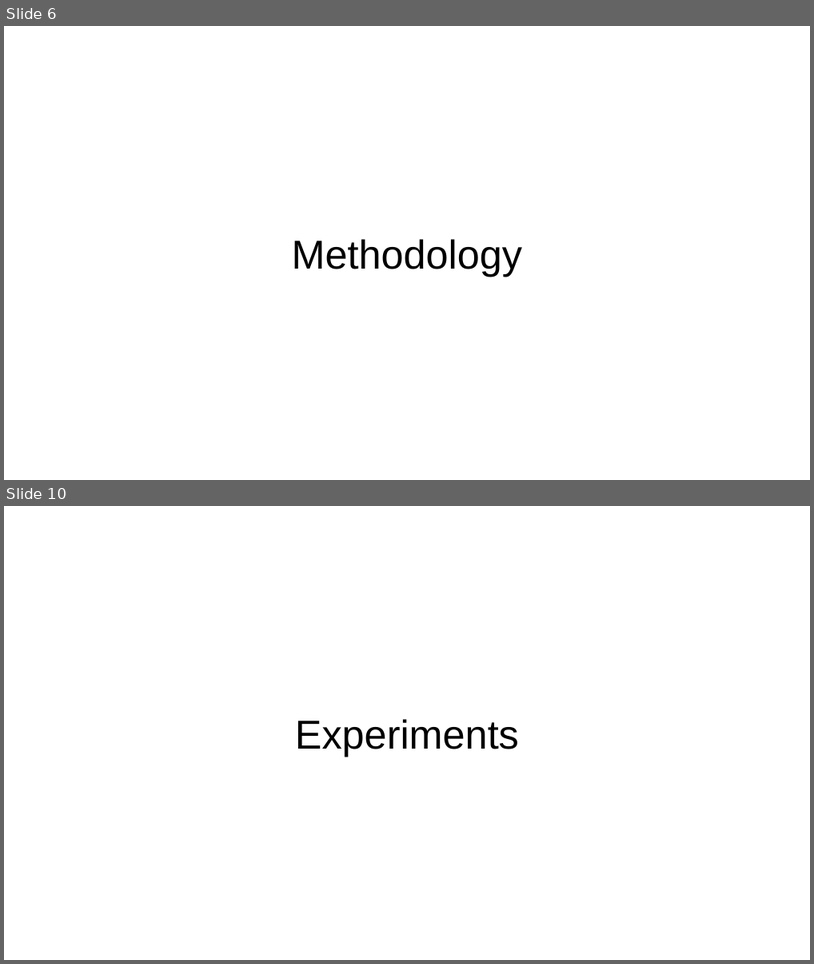
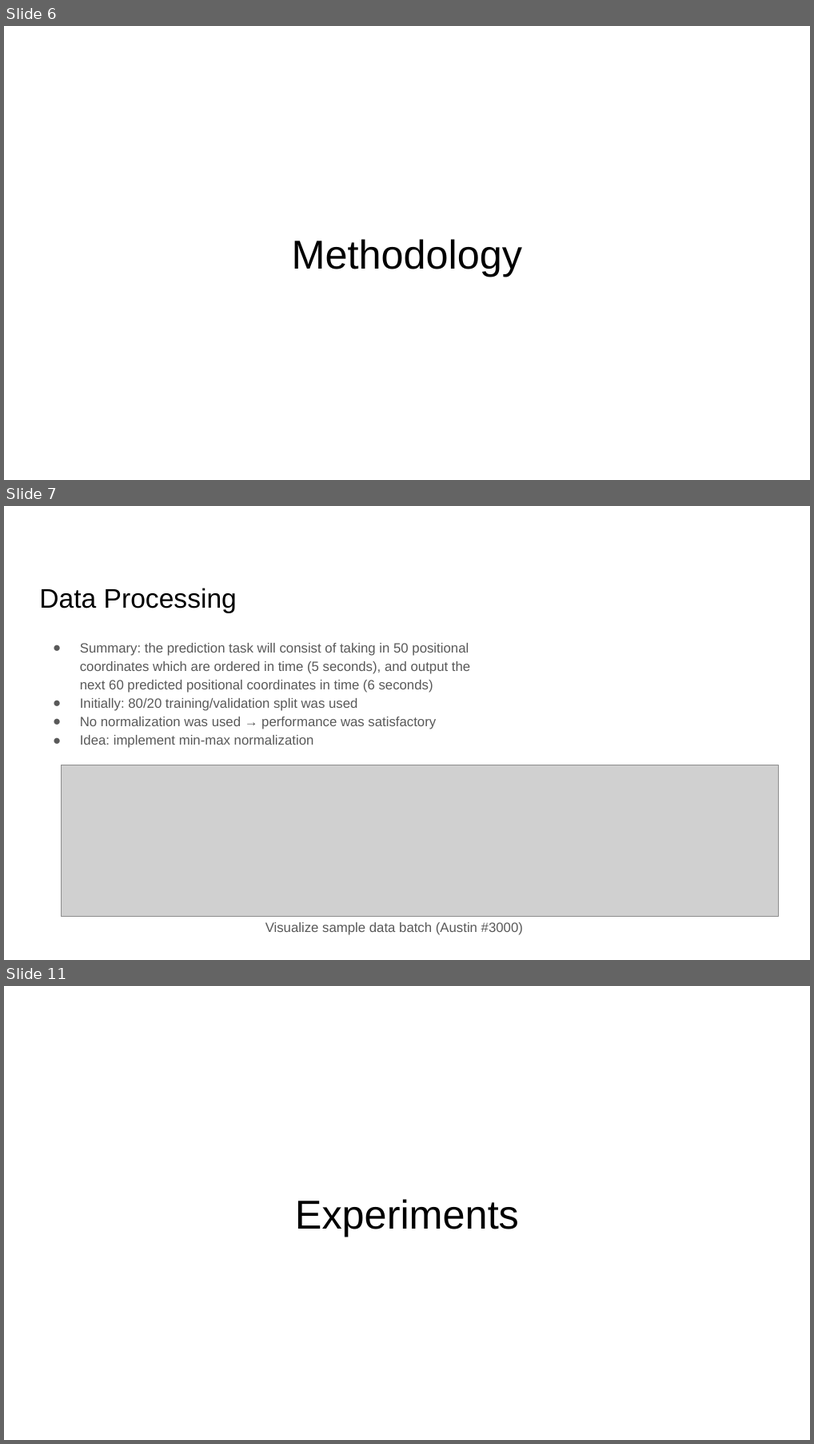
Before and after one commit to wis003/CSE151B, a slide deck: Kaggle Competition/Submission/CSE 151B Presentation.pptx. Shown one above the other, each under a label of ours: slides 6 and 10 before the commit, slides 6, 7 and 11 after it; the slides between them are not shown. The pictures are 814x964 and 814x1444 pixels, drawn with LibreOffice and Linux fonts; fonts in the diff are those of the drawing; grey boxes stand for pictures. Boxes give left, top, right and bottom in pixels: in the first picture for what was removed or moved away, otherwise in the second. Text is boxed around its words. In the diff, an @@ line names an element or a change of style, - is before the commit and + after.

```diff
--- a/Kaggle Competition/Submission/CSE 151B Presentation.pptx
+++ b/Kaggle Competition/Submission/CSE 151B Presentation.pptx
@@ slide 7 added at [4, 506, 810, 960], background #FFFFFF @@
@@ title added at [39, 588, 237, 613], 24 pt, text #000000 @@
+Data Processing
@@ text added at [80, 643, 470, 748], 12 pt, text #595959 @@
+● Summary: the prediction task will consist of taking in 50 positional coordinates which are ordered in time (5 seconds), and output the next 60 predicted positional coordinates in time (6 seconds)
+● Initially: 80/20 training/validation split was used
+● No normalization was used → performance was satisfactory
+● Idea: implement min-max normalization
@@ picture added at [62, 765, 779, 916] @@
@@ text added at [266, 922, 523, 935], 12 pt, text #595959 @@
+Visualize sample data batch (Austin #3000)
@@ what was slide 10 is now slide 11 @@
```
Also in this commit, not shown: 1 slide changed, 12 other slides added, 10 slides removed, 1 other file.
